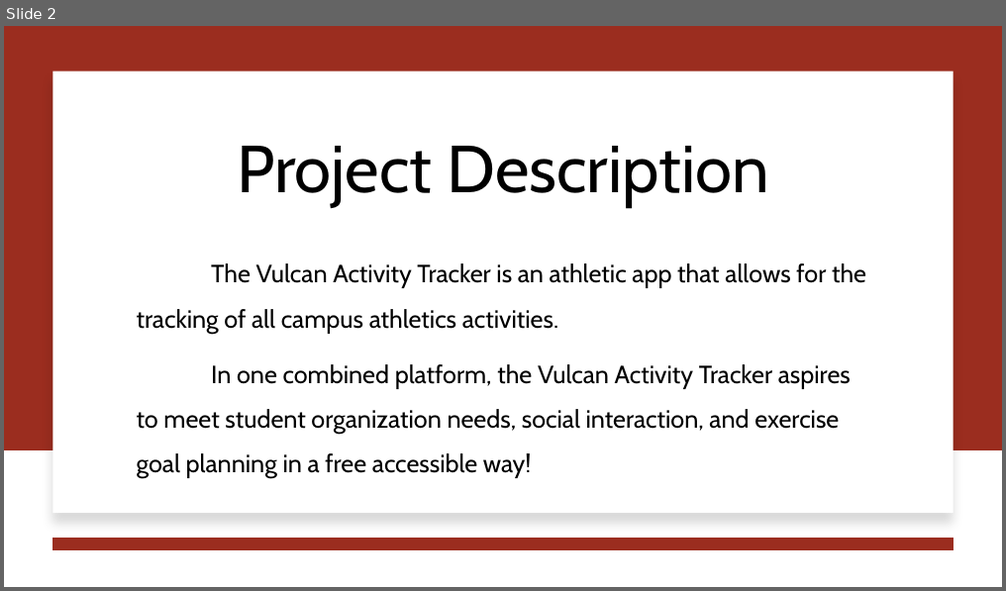
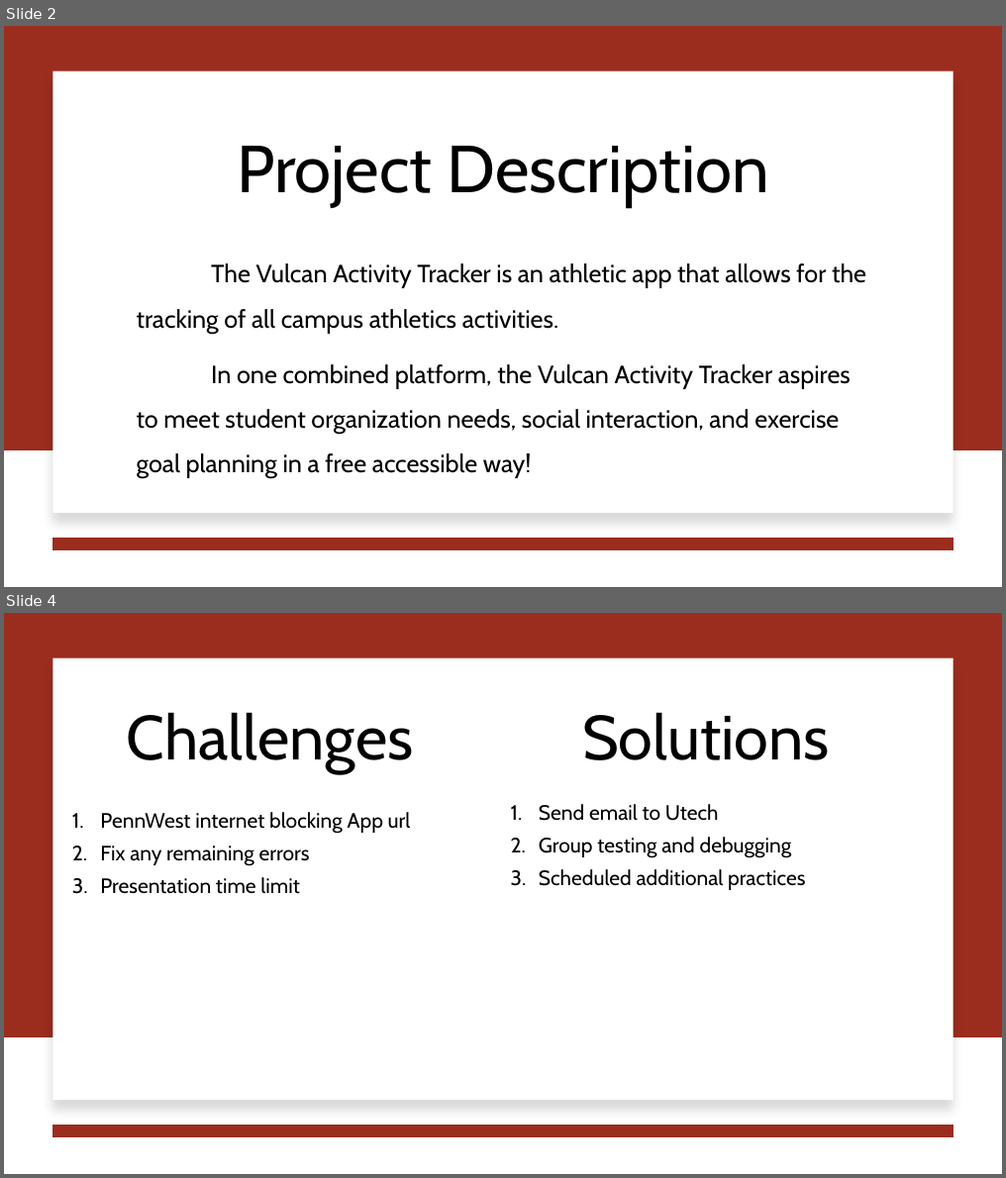
Before and after one commit to jjdeuce06/VulcanActivityTracker, a slide deck: Documentation/Weekly Report/week14/CMSC-4920-Week14Report-Group2.pptx. Shown one above the other, each under a label of ours: slide 2 before the commit, slides 2 and 4 after it; the slides between them are not shown. The pictures are 1006x591 and 1006x1178 pixels, drawn with LibreOffice and Linux fonts; fonts in the diff are those of the drawing. Boxes give left, top, right and bottom in pixels: in the first picture for what was removed or moved away, otherwise in the second. Text is boxed around its words. In the diff, an @@ line names an element or a change of style, - is before the commit and + after.

```diff
--- a/Documentation/Weekly Report/week14/CMSC-4920-Week14Report-Group2.pptx
+++ b/Documentation/Weekly Report/week14/CMSC-4920-Week14Report-Group2.pptx
@@ slide 4 added at (4, 613, 1002, 1174), background #FFFFFF @@
@@ rectangle added at (4, 613, 1002, 1038), fill #9B2D1F @@
@@ rectangle added at (53, 658, 953, 1100), fill #FFFFFF @@
@@ title added at (127, 712, 414, 773), 60 pt, text #000000 @@
+Challenges
@@ text added at (582, 712, 830, 761), 60 pt, text #000000 @@
+Solutions
@@ text added at (100, 812, 411, 894), 20 pt, text #000000 @@
+1. PennWest internet blocking App url
+2. Fix any remaining errors
+3. Presentation time limit
@@ text added at (539, 804, 805, 890), 20 pt, text #000000 @@
+1. Send email to Utech
+2. Group testing and debugging
+3. Scheduled additional practices
@@ line added from (953, 1131) to (53, 1131), #9B2D1F 12 pt @@
```
Also in this commit, not shown: 1 slide changed, 2 slides removed, 2 other files.
